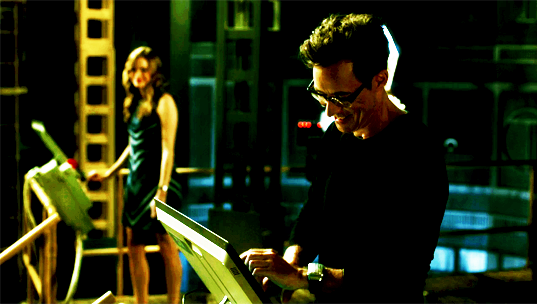
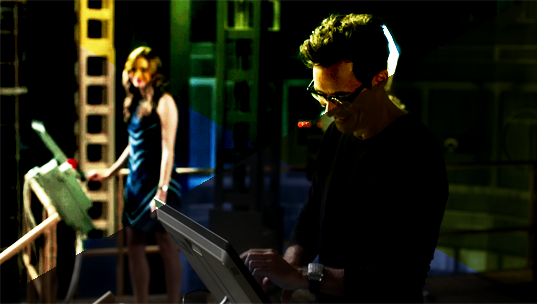
Layered file, before and after one edit (w=537, h=304). Changes by layer:
pixels changed over left=0, top=0, right=537, bottom=304 (layer not identified)
